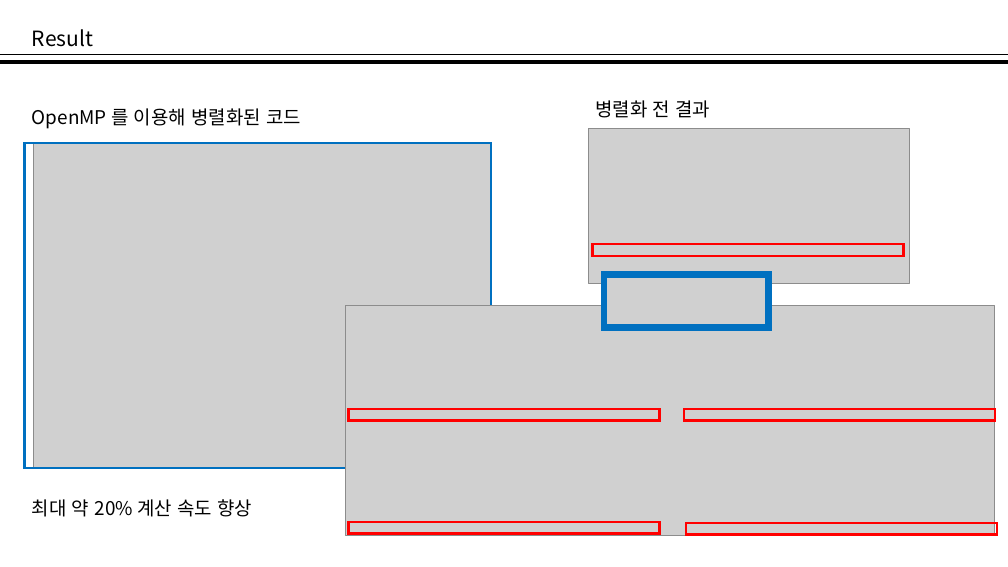
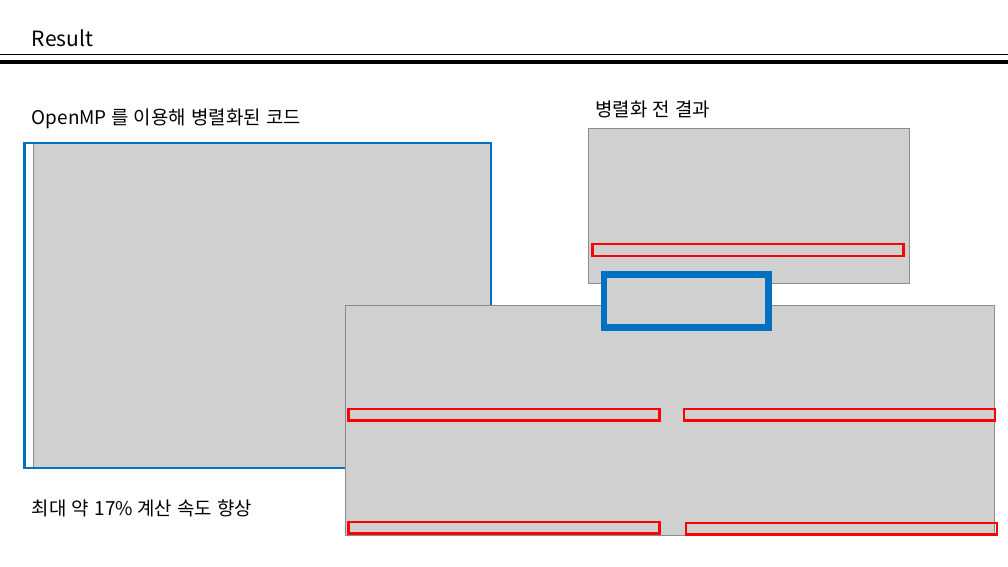
Before and after one commit to mystous/DSLab_Algo_Seminar, a slide deck: slide 2 of 001. 세미나 자료/02.2015/03. 3차시/20150305_KimHyemin_parallel_matrix_multiplyer_result.pptx. Drawn at 1008x567 pixels with LibreOffice and Linux fonts; fonts in the diff are those of the drawing; grey boxes stand for pictures. Boxes give left, top, right and bottom in pixels: in the first picture for what was removed or moved away, otherwise in the second. Text is boxed around its words. In the diff, an @@ line names an element or a change of style, - is before the commit and + after.

Commit message:
update code

```diff
--- a/001. 세미나 자료/02.2015/03. 3차시/20150305_KimHyemin_parallel_matrix_multiplyer_result.pptx
+++ b/001. 세미나 자료/02.2015/03. 3차시/20150305_KimHyemin_parallel_matrix_multiplyer_result.pptx
@@ text at <box>32,499,252,517</box>: text changed @@
-최대 약 20% 계산 속도 향상
+최대 약 17% 계산 속도 향상
```
